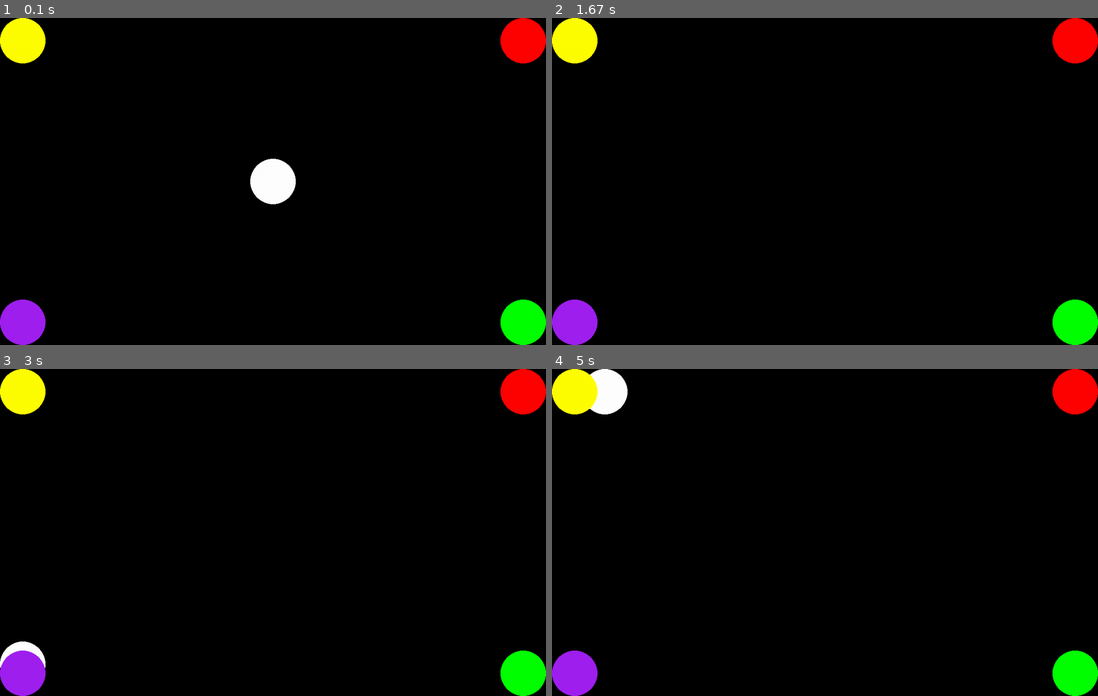
Above: before the commit, frames 1-4 (two rows, left to right).
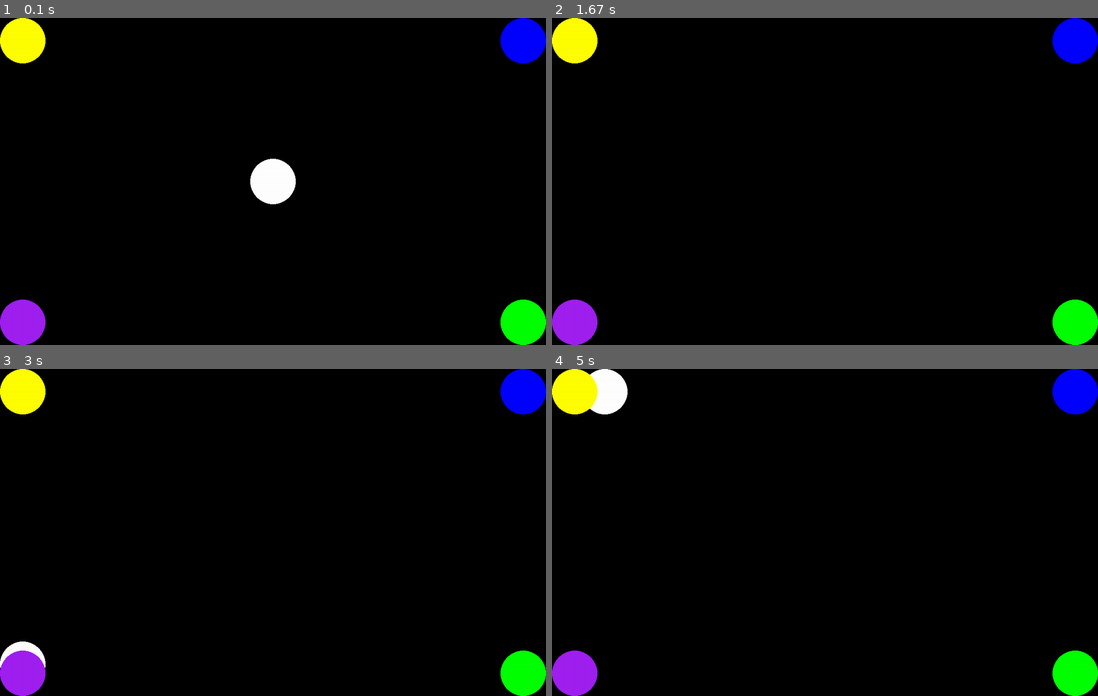
Above: after the commit, the same moments.

Repository: mHaines9219/pygame01
Game: pygame game, started from main.py
The game is run twice, just before and just after one commit, with the same random seed, the same clock (stepped at 60 frames per second) and the same inputs.
Inputs:
- Up to frame 1 (0.1 s): no input
- Up to frame 2 (1.67 s): hold D 0.33-0.8 s; hold W 0.83-1.13 s
- Up to frame 3 (3 s): hold A 1.67-2.2 s; hold S 2.23-2.53 s; hold A 2.57-2.97 s
- Up to frame 4 (5 s): hold W 3-3.37 s; hold D from 4.97 s (still down)

The runs differ from the first frame. In frame 1, 0.9% of the frame differs, in the area x 91-100%, y 0-14%; in frame 2, 0.9%; in frame 3, 0.9%; in frame 4, 0.9%.

Commit message:
circle code refactor

Diff:
--- a/main.py
+++ b/main.py
@@ -66,23 +66,38 @@
     )
 
     # Draw the green circle in the bottom-right corner
-    green_circle_x = screen.get_width() - player_radius  # X position
-    green_circle_y = screen.get_height() - player_radius  # Y position
-    pygame.draw.circle(screen, "green", (green_circle_x, green_circle_y), player_radius)
+    # green_circle_x = screen.get_width() - player_radius  # X position
+    # green_circle_y = screen.get_height() - player_radius  # Y position
+    # pygame.draw.circle(screen, "green", (green_circle_x, green_circle_y), player_radius)
 
-    purple_circle_x = 0 + player_radius  # X position
-    purple_circle_y = screen.get_height() - player_radius  # Y position
-    pygame.draw.circle(
-        screen, "purple", (purple_circle_x, purple_circle_y), player_radius
-    )
-    yellow_circle_x = 0 + player_radius  # X position
-    yellow_circle_y = 0 + player_radius  # Y position
-    pygame.draw.circle(
-        screen, "yellow", (yellow_circle_x, yellow_circle_y), player_radius
-    )
-    red_circle_x = screen.get_width() - player_radius  # X position
-    red_circle_y = 0 + player_radius  # Y position
-    pygame.draw.circle(screen, "red", (red_circle_x, red_circle_y), player_radius)
+    # purple_circle_x = 0 + player_radius  # X position
+    # purple_circle_y = screen.get_height() - player_radius  # Y position
+    # pygame.draw.circle(
+    #     screen, "purple", (purple_circle_x, purple_circle_y), player_radius
+    # )
+    # yellow_circle_x = 0 + player_radius  # X position
+    # yellow_circle_y = 0 + player_radius  # Y position
+    # pygame.draw.circle(
+    #     screen, "yellow", (yellow_circle_x, yellow_circle_y), player_radius
+    # )
+    # red_circle_x = screen.get_width() - player_radius  # X position
+    # red_circle_y = 0 + player_radius  # Y position
+    # pygame.draw.circle(screen, "red", (red_circle_x, red_circle_y), player_radius)
+
+    # Define circle colors and their positions
+    circles = {
+        "green": (
+            screen.get_width() - player_radius,
+            screen.get_height() - player_radius,
+        ),
+        "purple": (player_radius, screen.get_height() - player_radius),
+        "yellow": (player_radius, player_radius),
+        "blue": (screen.get_width() - player_radius, player_radius),
+    }
+
+    # Draw the circles
+    for color, position in circles.items():
+        pygame.draw.circle(screen, color, position, player_radius)
 
     pygame.display.flip()
 
